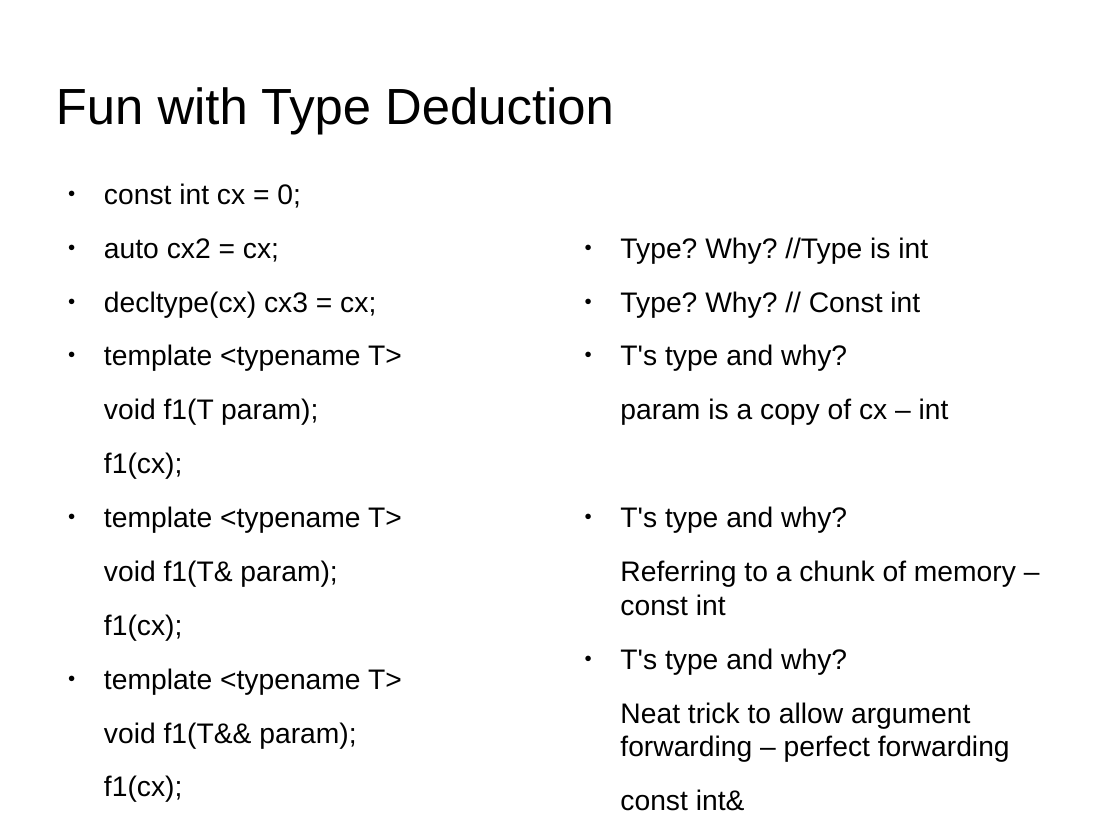
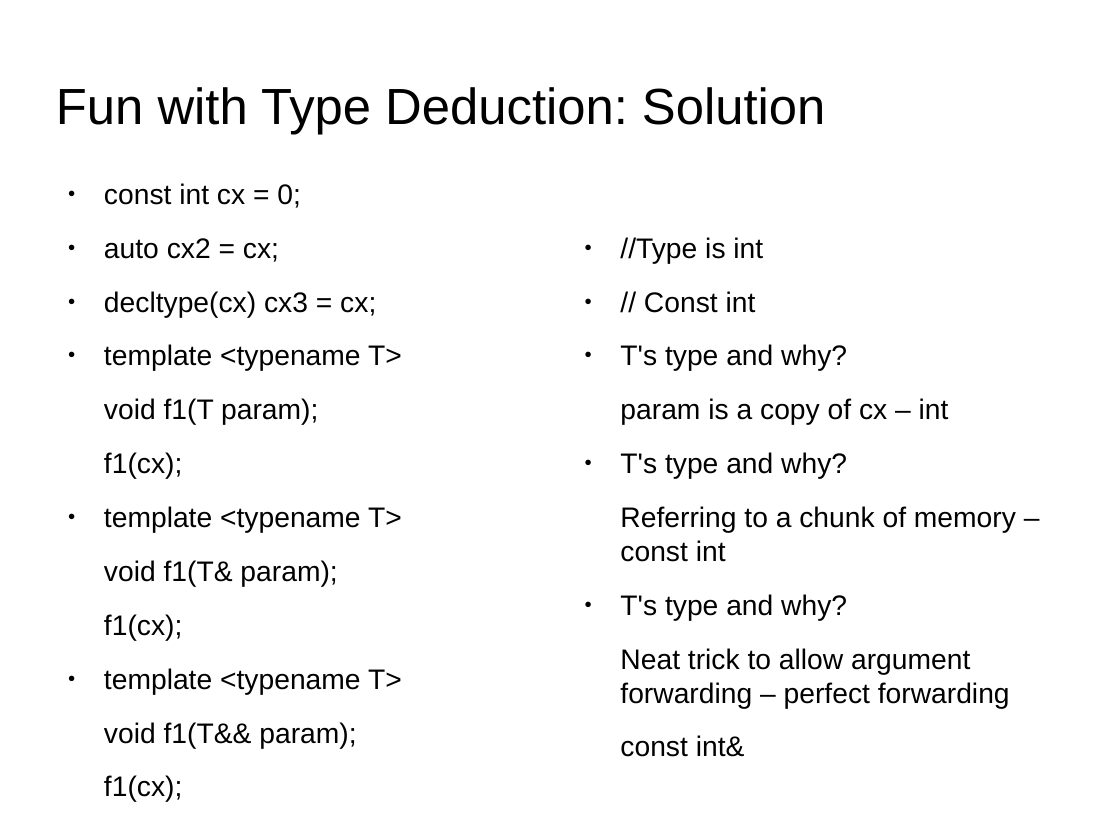
Before and after one commit to kks32/cpp-software-development, a slide deck: slide 3 of Ex22_C++_Quiz/Ex22_C++_Quiz.odp (slide 2 before the commit). Drawn at 1120x840 pixels with LibreOffice and Linux fonts; fonts in the diff are those of the drawing; background and template pictures are left out. Boxes give left, top, right and bottom in pixels: in the first picture for what was removed or moved away, otherwise in the second. Text is boxed around its words. In the diff, an @@ line names an element or a change of style, - is before the commit and + after.

```diff
--- a/Ex22_C++_Quiz/Ex22_C++_Quiz.odp
+++ b/Ex22_C++_Quiz/Ex22_C++_Quiz.odp
@@ title at [56,87,825,134]: text changed @@
-Fun with Type Deduction
+Fun with Type Deduction: Solution
@@ text at [620,237,763,313]: text changed @@
-● Type? Why? //Type is int
-● Type? Why? // Const int
+● //Type is int
+● // Const int
```
Also in this commit, not shown: 2 other slides changed, 1 other file.
